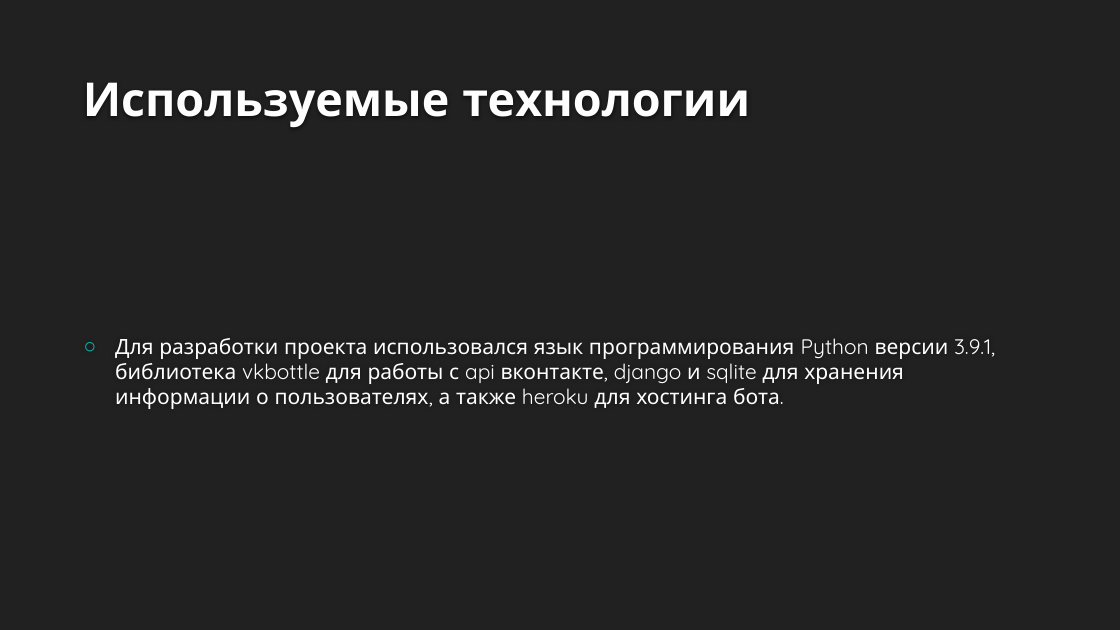
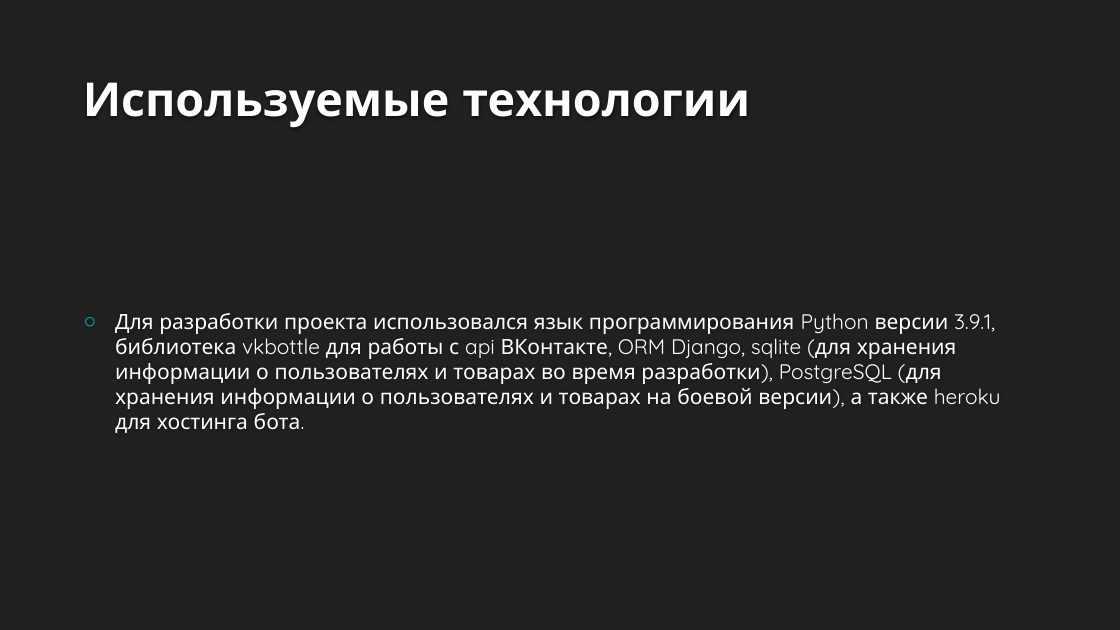
Before and after one commit to arseny2606/vk-shop-bot, a slide deck: slide 5 of docs/presentation.pptx. Drawn at 1120x630 pixels with LibreOffice and Linux fonts; fonts in the diff are those of the drawing; background and template pictures are left out. Boxes give left, top, right and bottom in pixels: in the first picture for what was removed or moved away, otherwise in the second. Text is boxed around its words. In the diff, an @@ line names an element or a change of style, - is before the commit and + after.

```diff
--- a/docs/presentation.pptx
+++ b/docs/presentation.pptx
@@ text at (x1=115, y1=313, x2=1001, y2=433): text changed @@
-○ Для разработки проекта использовался язык программирования Python версии 3.9.1, библиотека vkbottle для работы с api вконтакте, django и sqlite для хранения информации о пользователях, а также heroku для хостинга бота.
+○ Для разработки проекта использовался язык программирования Python версии 3.9.1, библиотека vkbottle для работы с api ВКонтакте, ORM Django, sqlite (для хранения информации о пользователях и товарах во время разработки), PostgreSQL (для хранения информации о пользователях и товарах на боевой версии), а также heroku для хостинга бота.
```
Also in this commit, not shown: 1 other slide changed, 1 other file.
